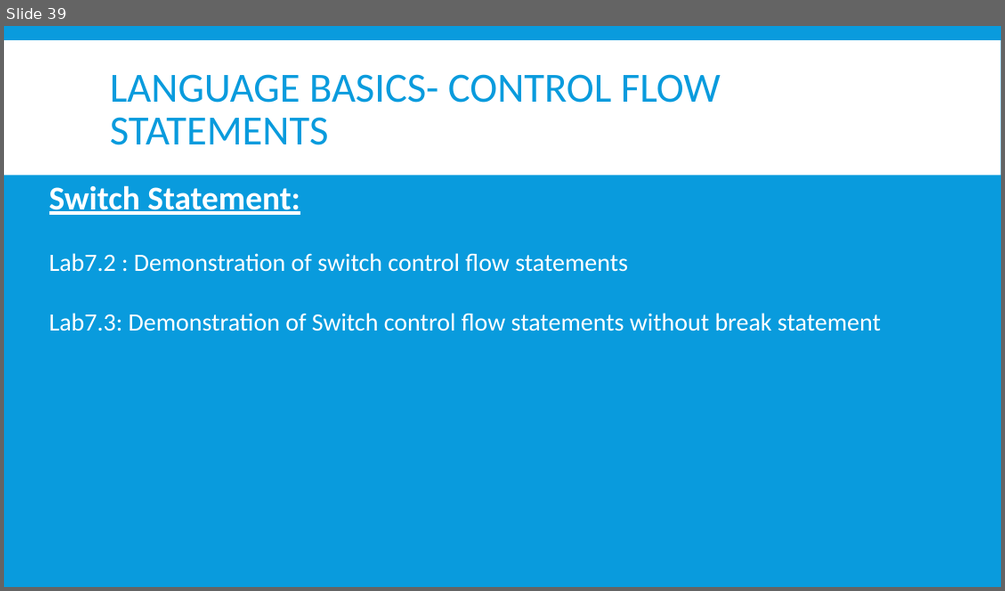
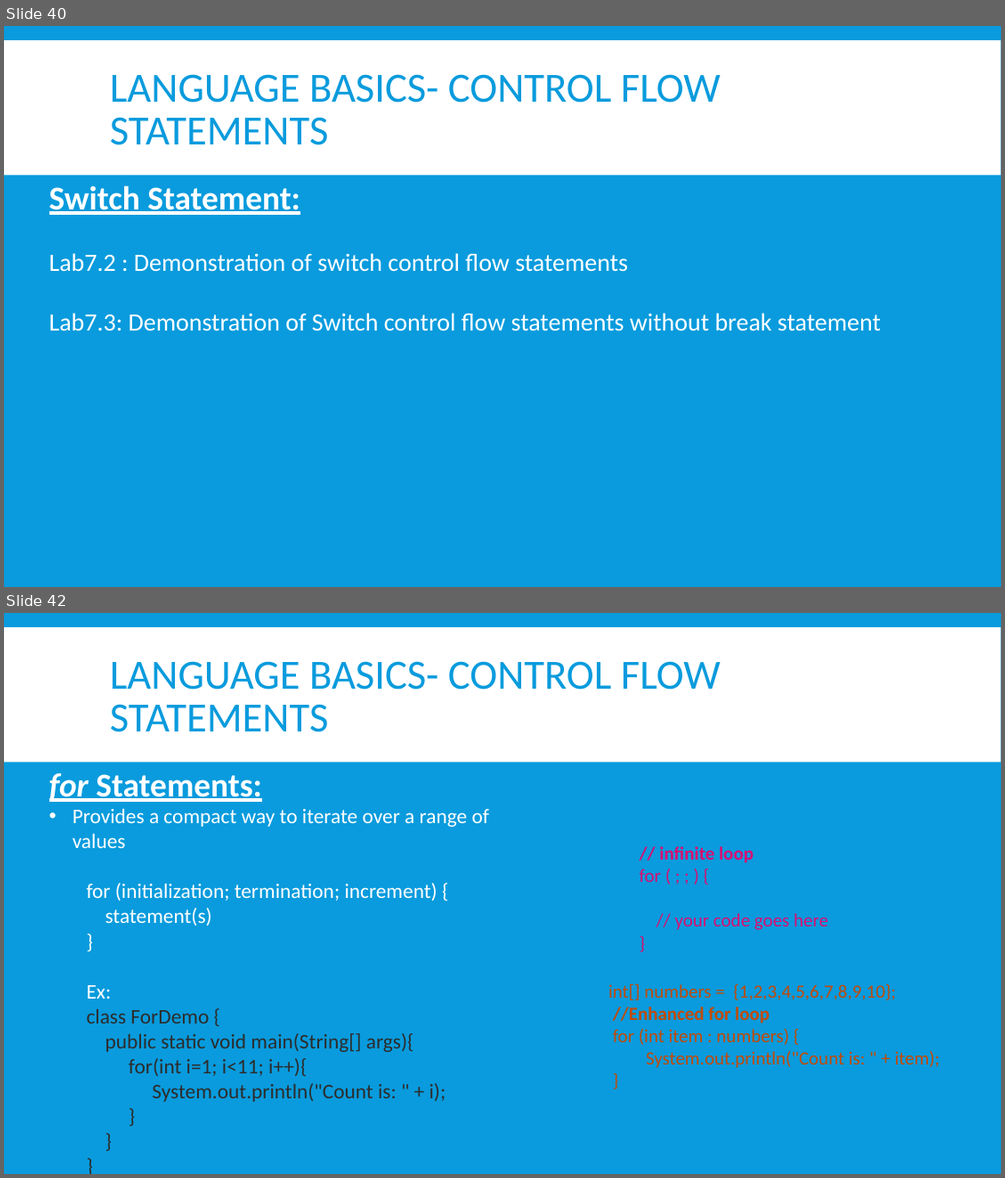
Before and after one commit to nmsgit1234/TechnicalDocs, a slide deck: training/core_java/core_java.pptx. Shown one above the other, each under a label of ours: slide 39 before the commit, slides 40 and 42 after it; the slides between them are not shown. The pictures are 1005x591 and 1005x1178 pixels, drawn with LibreOffice and Linux fonts; fonts in the diff are those of the drawing. Boxes give left, top, right and bottom in pixels: in the first picture for what was removed or moved away, otherwise in the second. Text is boxed around its words. In the diff, an @@ line names an element or a change of style, - is before the commit and + after.

Commit message:
updated for class and objects

```diff
--- a/training/core_java/core_java.pptx
+++ b/training/core_java/core_java.pptx
@@ slide 42 added at (x1=4, y1=613, x2=1001, y2=1174), background #099BDD; not listed: 1 template element that a slide beside it also shows @@
@@ title added at (x1=110, y1=661, x2=720, y2=732), 40 pt, text #099BDD @@
+LANGUAGE BASICS- CONTROL FLOW STATEMENTS
@@ text added at (x1=49, y1=773, x2=489, y2=1102), 20 pt, text #FFFFFF @@
+for Statements:
+• Provides a compact way to iterate over a range of values
+  for (initialization; termination; increment) {
+  statement(s)
+  }
+  Ex:
+  class ForDemo {
+  public static void main(String[] args){
+  for(int i=1; i<11; i++){
+  System.out.println("Count is: " + i);
+  }
+  }
+  }
@@ text added at (x1=639, y1=846, x2=828, y2=930), 18 pt, text #D70F73 @@
+// infinite loop
+for ( ; ; ) {
+// your code goes here
+}
@@ text added at (x1=608, y1=984, x2=940, y2=1068), 18 pt, text #C14A08 @@
+int[] numbers = {1,2,3,4,5,6,7,8,9,10};
+//Enhanced for loop
+for (int item : numbers) {
+System.out.println("Count is: " + item);
+}
@@ what was slide 39 is now slide 40 @@
```
Also in this commit, not shown: 3 slides changed, 26 other slides added, 18 other files.
